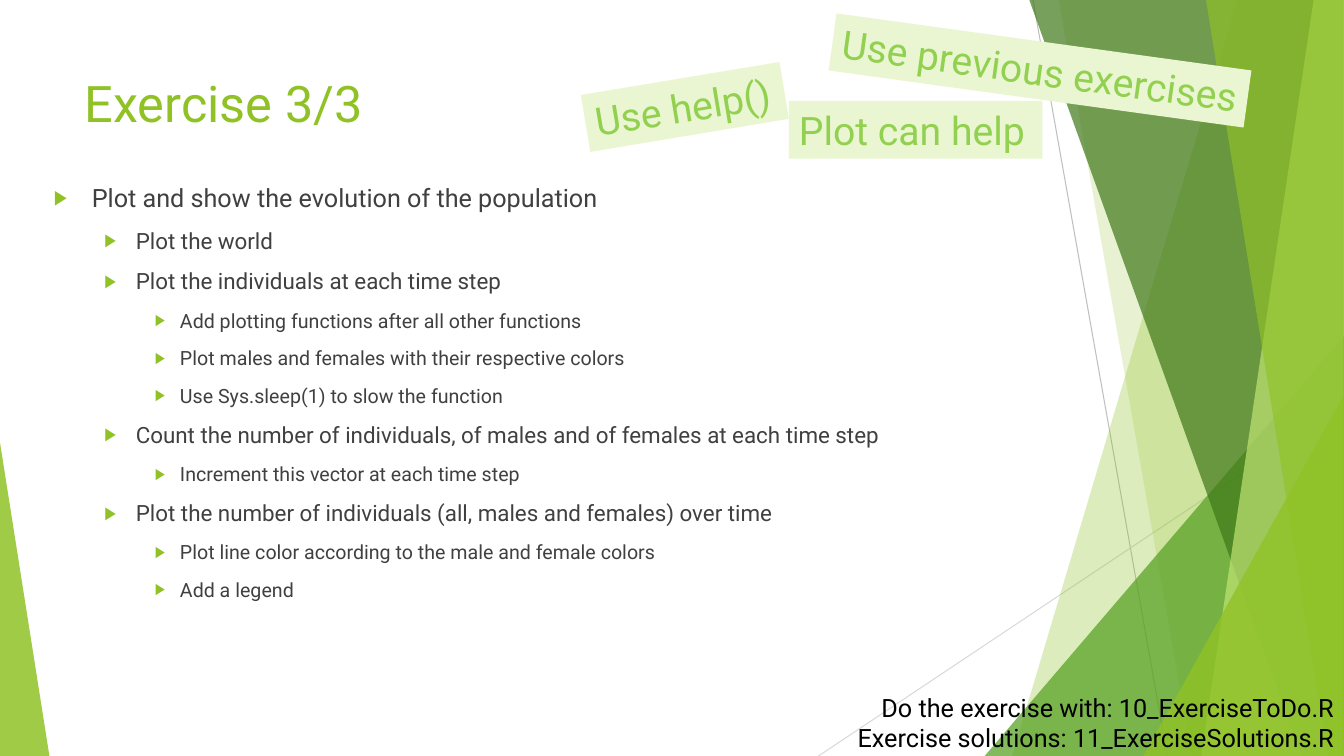
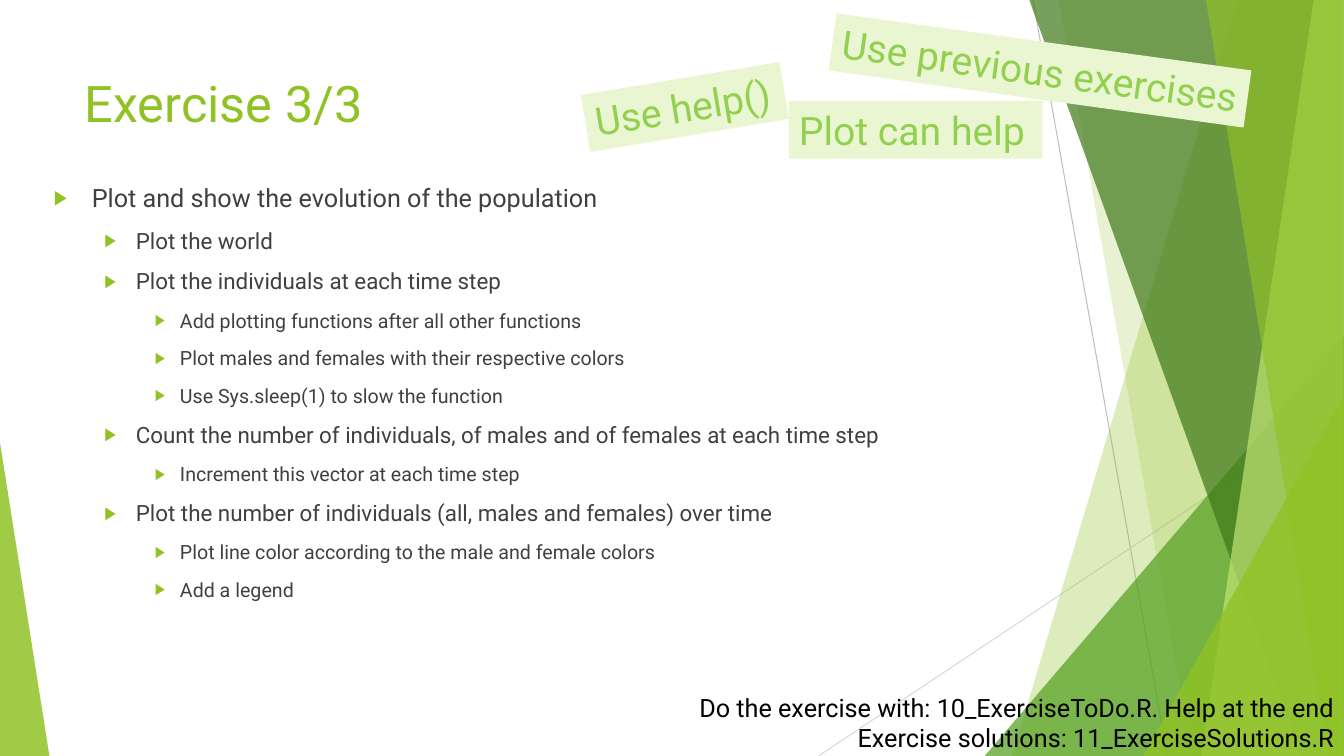
Before and after one commit to SarahBauduin/formation_IBM_NetLogoR, a slide deck: slide 7 of docs/slides/6_Exercise.pptx. Drawn at 1344x756 pixels with LibreOffice and Linux fonts; fonts in the diff are those of the drawing. Boxes give left, top, right and bottom in pixels: in the first picture for what was removed or moved away, otherwise in the second. Text is boxed around its words. In the diff, an @@ line names an element or a change of style, - is before the commit and + after.

```diff
--- a/docs/slides/6_Exercise.pptx
+++ b/docs/slides/6_Exercise.pptx
@@ text "Do the exercise with: 10_ExerciseToDo.R. ..." moved from (x1=858, y1=694, x2=1334, y2=753) to (x1=699, y1=694, x2=1334, y2=753) @@
@@ text at (x1=699, y1=694, x2=1333, y2=723): text changed @@
-Do the exercise with: 10_ExerciseToDo.R
+Do the exercise with: 10_ExerciseToDo.R. Help at the end
```
Also in this commit, not shown: 2 other slides changed, 9 other files.
